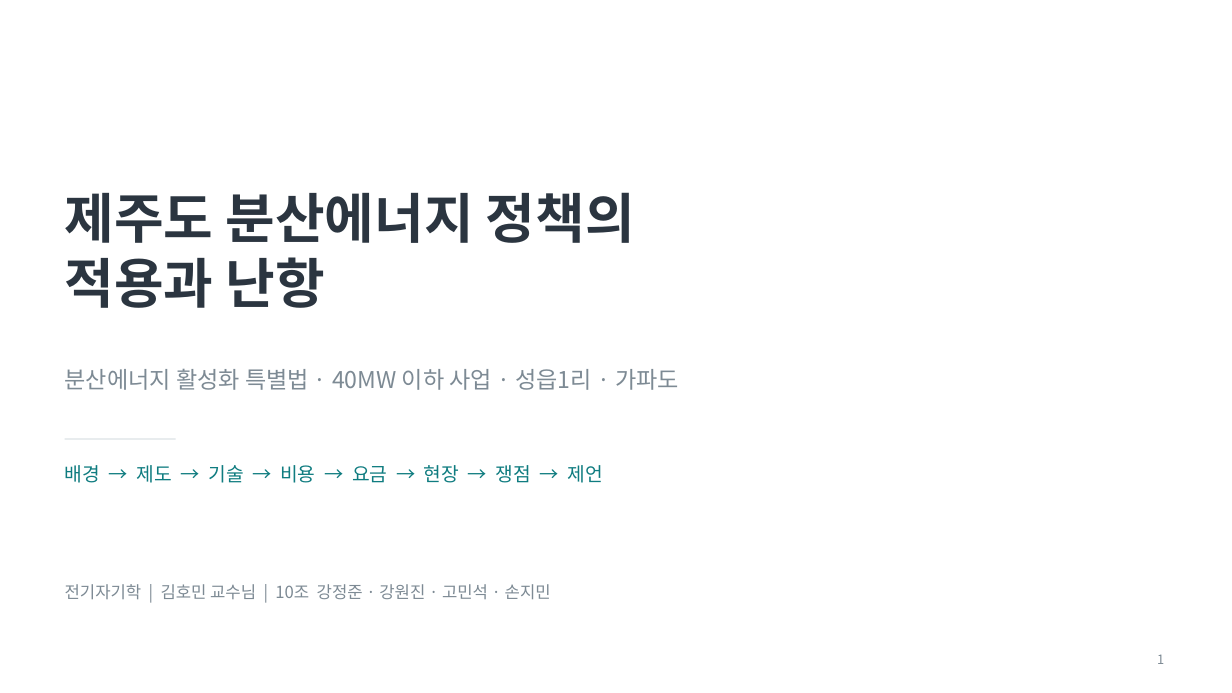
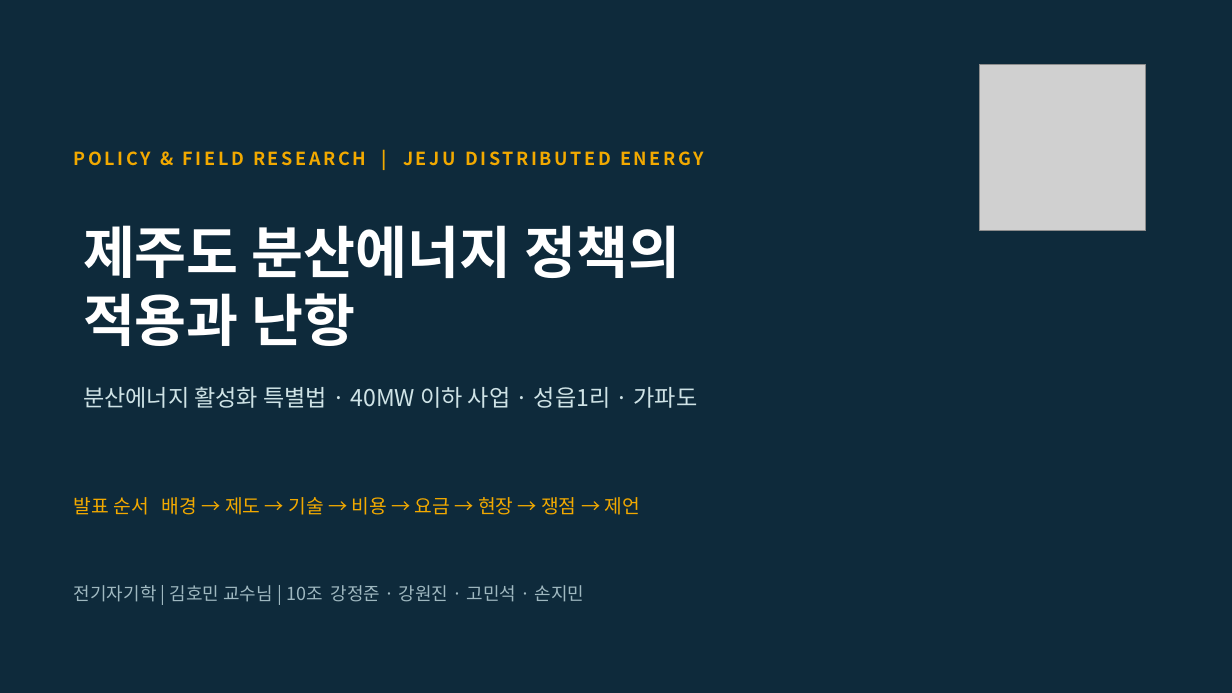
Before and after one commit to a44830300-arch/shaohong, a slide deck: slide 1 of 학업/전기/10조_제주_분산에너지_발표.pptx. Drawn at 1232x693 pixels with LibreOffice and Linux fonts; fonts in the diff are those of the drawing; grey boxes stand for pictures. Boxes give left, top, right and bottom in pixels: in the first picture for what was removed or moved away, otherwise in the second. Text is boxed around its words. In the diff, an @@ line names an element or a change of style, - is before the commit and + after.

```diff
--- a/학업/전기/10조_제주_분산에너지_발표.pptx
+++ b/학업/전기/10조_제주_분산에너지_발표.pptx
@@ background #FFFFFF to #0E2A3B @@
@@ picture added at (980, 65, 1146, 231) @@
@@ text added at (74, 151, 704, 166), 14 pt, text #F2A900, bold @@
+POLICY & FIELD RESEARCH | JEJU DISTRIBUTED ENERGY
@@ title "제주도 분산에너지 정책의": place and size @@
-title "제주도 분산에너지 정책의" at (65, 192, 635, 308)
+title "제주도 분산에너지 정책의" at (83, 225, 680, 346)
@@ title "제주도 분산에너지 정책의" at (83, 225, 680, 346): size 42 to 44 pt, text colour #2B3540 to #FFFFFF @@
@@ text "분산에너지 활성화 특별법 · 40MW ...": place and size @@
-text "분산에너지 활성화 특별법 · 40MW ..." at (65, 369, 679, 390)
+text "분산에너지 활성화 특별법 · 40MW ..." at (83, 386, 698, 408)
@@ text "분산에너지 활성화 특별법 · 40MW ..." at (83, 386, 698, 408): text colour #7D8A94 to #CFE3E6; more space between paragraphs @@
@@ line removed from (65, 439) to (176, 439) @@
@@ text at (74, 497, 640, 515): text changed; text colour #0F7C80 to #F2A900 @@
-배경 → 제도 → 기술 → 비용 → 요금 → 현장 → 쟁점 → 제언
+발표 순서 배경 → 제도 → 기술 → 비용 → 요금 → 현장 → 쟁점 → 제언
@@ text "전기자기학 | 김호민 교수님 | ...": place and size @@
-text "전기자기학 | 김호민 교수님 | ..." at (65, 584, 551, 599)
+text "전기자기학 | 김호민 교수님 | ..." at (74, 585, 585, 602)
@@ text "전기자기학 | 김호민 교수님 | ..." at (74, 585, 585, 602): size 13 to 14 pt, text colour #7D8A94 to #9FB8C0 @@
@@ page number removed at (1157, 654, 1164, 664) @@
-1
```
Also in this commit, not shown: 9 other slides changed.
